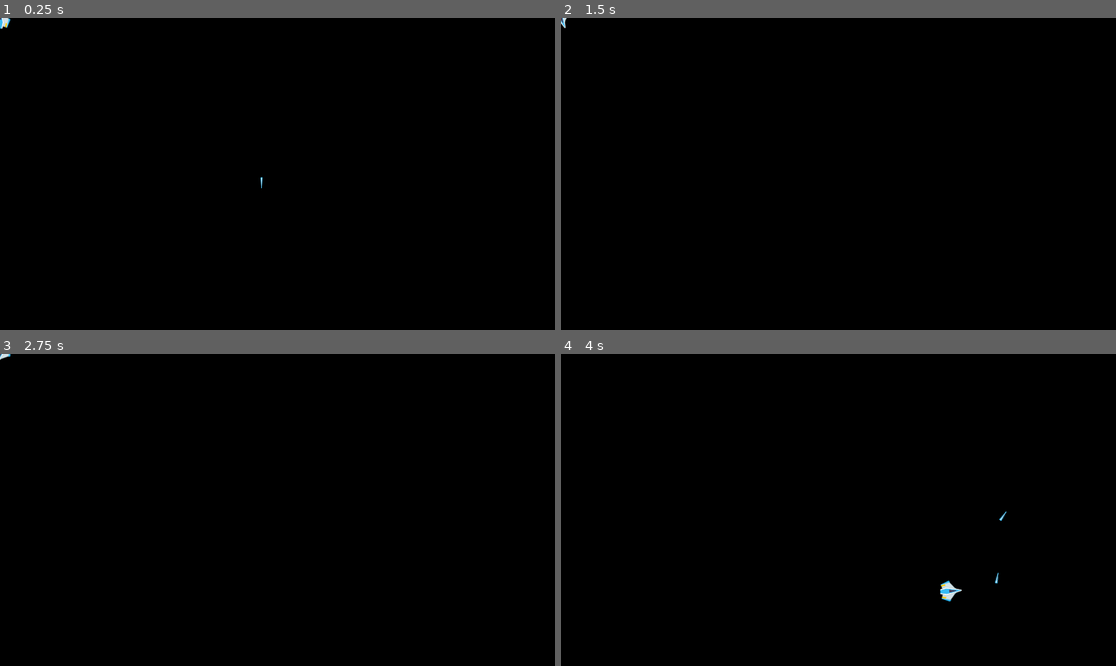
Above: before the commit, frames 1-4 (two rows, left to right).
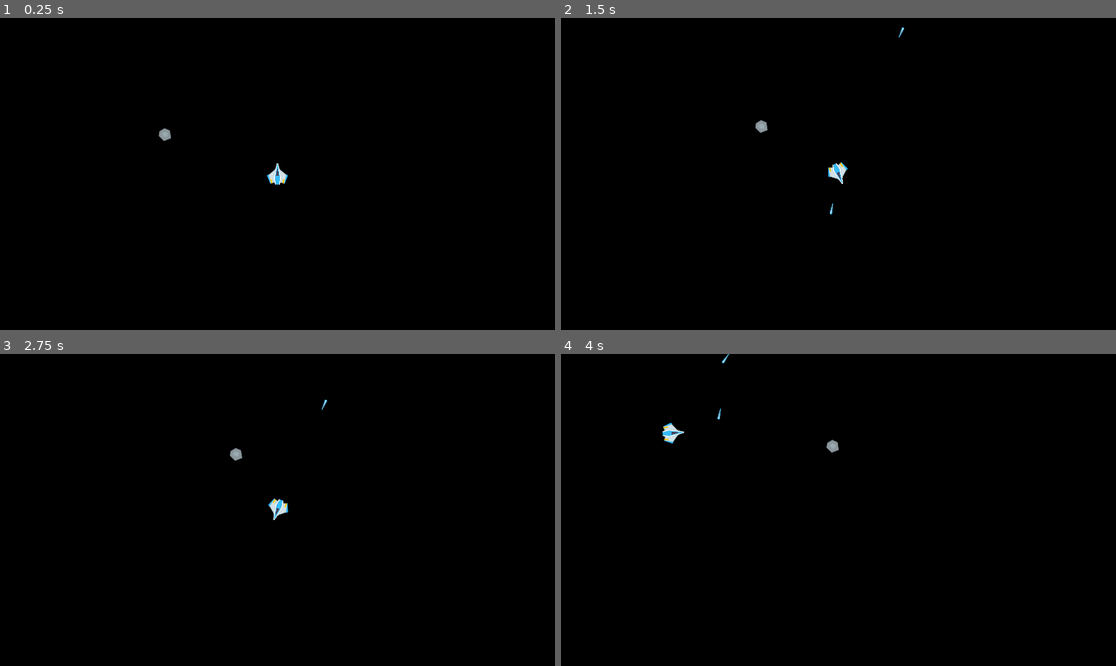
Above: after the commit, the same moments.

Repository: RansomDC/Asteroids-Clone
Game: Godot game, scene res://Level/Level.tscn
Two runs of this game, one before a commit and one after it. Both use one fixed random seed, a clock stepped at 60 frames per second and the inputs below.
Inputs:
- Up to frame 1 (0.25 s): no input
- Up to frame 2 (1.5 s): hold Right (ui_right) 0.53-1.28 s; tap Alt (fire) at 0.6, 1.35 s; hold Left (ui_left) from 1.28 s (still down)
- Up to frame 3 (2.75 s): release Left (ui_left) at 2.03 s; hold Right (ui_right) from 2.03 s (still down); tap Alt (fire) at 2.1 s
- Up to frame 4 (4 s): release Right (ui_right) at 2.78 s; hold Up (ui_up) 2.78-3.53 s; tap Alt (fire) at 2.85, 3.6 s; hold Left (ui_left) from 3.53 s (still down)

The runs differ from the first frame. In frame 1, 0.3% of the frame differs, in the area x 0-52%, y 0-55%; in frame 2, 0.3%; in frame 3, 0.3%; in frame 4, 0.4%, in the area x 18-81%, y 0-80%.

Commit message:
create asteroid nodes and update script for movement and changing sizes.

Diff:
--- /dev/null
+++ b/Assets/resources/asteroid_cshape_L.tres
@@ -0,0 +1,4 @@
+[gd_resource type="CircleShape2D" format=3 uid="uid://o3x1e1s08vp0"]
+
+[resource]
+radius = 47.0
--- /dev/null
+++ b/Assets/resources/asteroid_cshape_M.tres
@@ -0,0 +1,4 @@
+[gd_resource type="CircleShape2D" format=3 uid="uid://sbwppjp5h6fb"]
+
+[resource]
+radius = 19.4165
--- /dev/null
+++ b/Assets/resources/asteroid_cshape_S.tres
@@ -0,0 +1,4 @@
+[gd_resource type="CircleShape2D" format=3 uid="uid://b5fl68jeby550"]
+
+[resource]
+radius = 12.0416
--- /dev/null
+++ b/Asteroid/Asteroid.gd
@@ -0,0 +1,42 @@
+extends Area2D
+
+var movement_vecotr := Vector2(0, -1)
+
+enum AsteroidSize{LARGE, MEDIUM, SMALL}
+@export var size := AsteroidSize.LARGE
+
+var speed := 50
+
+@onready var sprite = $AsteroidImage
+@onready var cShape = $CollisionShape2D
+
+func _ready():
+	rotation = randf_range(0, 3*PI)
+
+	match size:
+		AsteroidSize.LARGE:
+			speed = randf_range(50, 100)
+			sprite.texture = preload("res://Assets/L_Meteor.png")
+			cShape.shape = preload("res://Assets/resources/asteroid_cshape_L.tres")
+		AsteroidSize.MEDIUM:
+			speed = randf_range(100, 150)
+			sprite.texture = preload("res://Assets/M_Meteor.png")
+			cShape.shape = preload("res://Assets/resources/asteroid_cshape_M.tres")
+		AsteroidSize.SMALL:
+			speed = randf_range(100, 200)
+			sprite.texture = preload("res://Assets/S_Meteor.png")
+			cShape.shape = preload("res://Assets/resources/asteroid_cshape_S.tres")
+
+func _physics_process(delta):
+	global_position += movement_vecotr.rotated(rotation) * speed * delta
+
+	var radius = cShape.shape.radius
+	var screen_size = get_viewport_rect().size
+	if (global_position.y + radius) < 0:
+		global_position.y = (screen_size.y + radius)
+	elif (global_position.y - radius) > screen_size.y:
+		global_position.y = -radius
+	if (global_position.x + radius) < 0:
+		global_position.x = (screen_size.x + radius)
+	elif (global_position.x - radius) > screen_size.x:
+		global_position.x = -radius
--- a/Asteroid/Asteroid.tscn
+++ b/Asteroid/Asteroid.tscn
@@ -1,13 +1,16 @@
-[gd_scene load_steps=2 format=3 uid="uid://matgqyct17aa"]
+[gd_scene load_steps=4 format=3 uid="uid://matgqyct17aa"]
 
-[ext_resource type="Texture2D" uid="uid://cj5s8cnhh71ul" path="res://Assets/Meteor.png" id="1_fcijs"]
+[ext_resource type="Script" path="res://Asteroid/Asteroid.gd" id="1_xqjhu"]
+[ext_resource type="Texture2D" uid="uid://cj5s8cnhh71ul" path="res://Assets/L_Meteor.png" id="2_e2aae"]
+[ext_resource type="Shape2D" uid="uid://o3x1e1s08vp0" path="res://Assets/resources/asteroid_cshape_L.tres" id="3_guk8j"]
 
-[node name="Asteroid" type="CharacterBody2D"]
+[node name="Asteroid" type="Area2D"]
+script = ExtResource("1_xqjhu")
 metadata/_edit_group_ = true
 
 [node name="AsteroidImage" type="Sprite2D" parent="."]
-texture = ExtResource("1_fcijs")
+texture = ExtResource("2_e2aae")
 
-[node name="CollisionPolygon2D" type="CollisionPolygon2D" parent="."]
-visible = false
-polygon = PackedVector2Array(17, -48, 49, -12, 30, 42, -20, 48, -49, 10, -35, -34)
+[node name="CollisionShape2D" type="CollisionShape2D" parent="."]
+position = Vector2(-1, 0)
+shape = ExtResource("3_guk8j")
--- a/Laser/Laser.gd
+++ b/Laser/Laser.gd
@@ -8,6 +8,20 @@
 func _physics_process(delta):
 	global_position += movement_vector.rotated(rotation) * speed * delta
 
-## This deletes the laser when it leaves the screen, thanks to data received from VisibleOnScreenNotifier2D
-func _on_visible_on_screen_notifier_2d_screen_exited():
+	var screen_size = get_viewport_rect().size
+	if global_position.y < 0:
+		global_position.y = screen_size.y
+	elif global_position.y > screen_size.y:
+		global_position.y = 0
+	if global_position.x < 0:
+		global_position.x = screen_size.x
+	elif global_position.x > screen_size.x:
+		global_position.x = 0
+
+### This deletes the laser when it leaves the screen, thanks to data received from VisibleOnScreenNotifier2D
+#func _on_visible_on_screen_notifier_2d_screen_exited():
+#	queue_free()
+
+
+func _on_timer_timeout():
 	queue_free()
--- a/Laser/laser.tscn
+++ b/Laser/laser.tscn
@@ -25,4 +25,10 @@
 position = Vector2(0, -19)
 scale = Vector2(0.5, 1.9)
 
+[node name="Timer" type="Timer" parent="."]
+wait_time = 1.15
+one_shot = true
+autostart = true
+
 [connection signal="screen_exited" from="VisibleOnScreenNotifier2D" to="." method="_on_visible_on_screen_notifier_2d_screen_exited"]
+[connection signal="timeout" from="Timer" to="." method="_on_timer_timeout"]
--- a/Level/Level.gd
+++ b/Level/Level.gd
@@ -6,6 +6,9 @@
 func _ready():
 	player.connect("laser_fired", _on_player_laser_fired)
 
+func _process(delta):
+	if Input.is_action_just_pressed("reset"):
+		get_tree().reload_current_scene()
 
 func _on_player_laser_fired(laser):
 	lasers.add_child(laser)
--- a/Level/Level.tscn
+++ b/Level/Level.tscn
@@ -2,17 +2,19 @@
 
 [ext_resource type="Script" path="res://Level/Level.gd" id="1_cch33"]
 [ext_resource type="PackedScene" uid="uid://dhddtdto4phfe" path="res://Player/Player.tscn" id="2_bn46h"]
-[ext_resource type="PackedScene" uid="uid://bju2cjswnp5k5" path="res://Laser/laser.tscn" id="3_1tvgl"]
+[ext_resource type="PackedScene" uid="uid://matgqyct17aa" path="res://Asteroid/Asteroid.tscn" id="3_i5wgf"]
 
 [node name="Level" type="Node"]
 script = ExtResource("1_cch33")
 
 [node name="Player" parent="." instance=ExtResource("2_bn46h")]
+position = Vector2(960, 540)
 up_direction = Vector2(0.999999, -0.00104167)
 
 [node name="Lasers" type="Node" parent="."]
 
-[node name="Laser" parent="." instance=ExtResource("3_1tvgl")]
-position = Vector2(905, 727)
+[node name="Asteroid" parent="." instance=ExtResource("3_i5wgf")]
+position = Vector2(545, 409)
+size = 1
 
 [connection signal="laser_fired" from="Player" to="." method="_on_player_laser_fired"]
--- a/project.godot
+++ b/project.godot
@@ -27,6 +27,11 @@
 "events": [Object(InputEventKey,"resource_local_to_scene":false,"resource_name":"","device":-1,"window_id":0,"alt_press …(182 unchanged characters)…
 ]
 }
+reset={
+"deadzone": 0.5,
+"events": [Object(InputEventKey,"resource_local_to_scene":false,"resource_name":"","device":0,"window_id":0,"alt_pressed":false,"shift_pressed":false,"ctrl_pressed":false,"meta_pressed":false,"pressed":false,"keycode":0,"physical_keycode":4194336,"key_label":0,"unicode":0,"echo":false,"script":null)
+]
+}
 
 [layer_names]
 
Renamed: Assets/Meteor.png -> Assets/L_Meteor.png
Not shown, changed: Assets/L_Meteor.png.import
Binary file added: Assets/M_Meteor.png
Not shown, added: Assets/M_Meteor.png.import
Binary file added: Assets/S_Meteor.png
Not shown, added: Assets/S_Meteor.png.import
